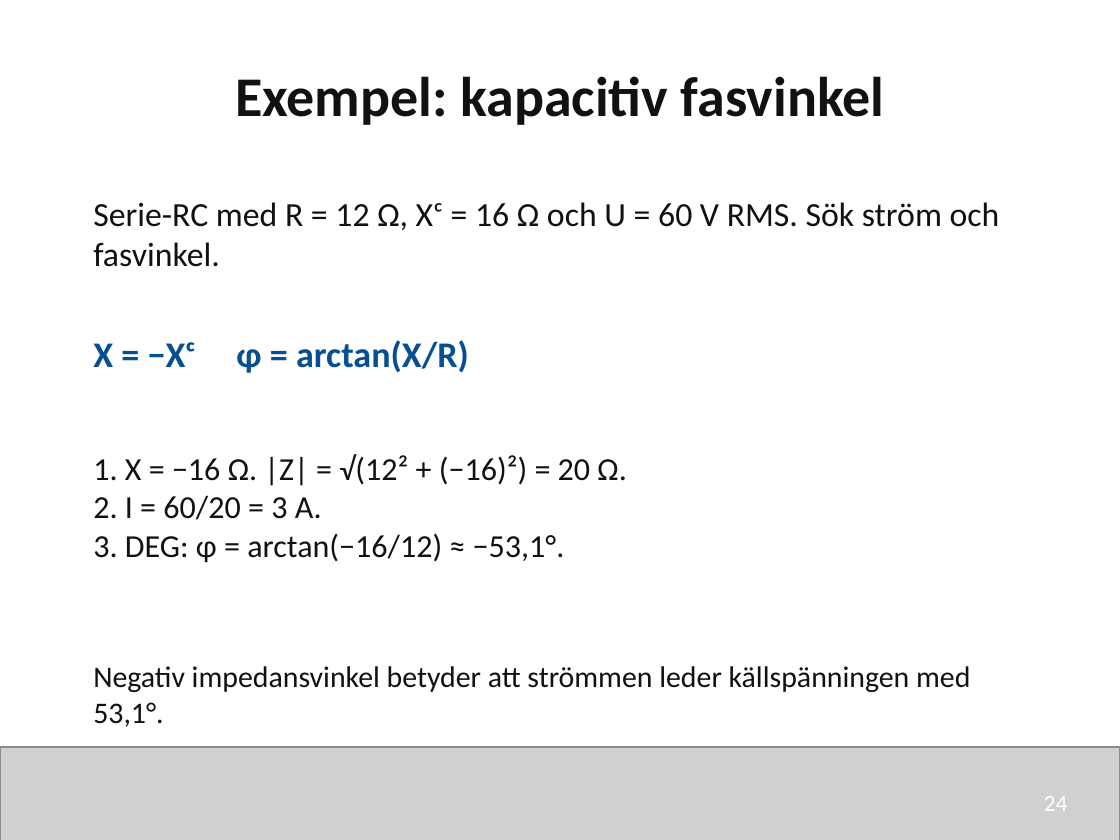
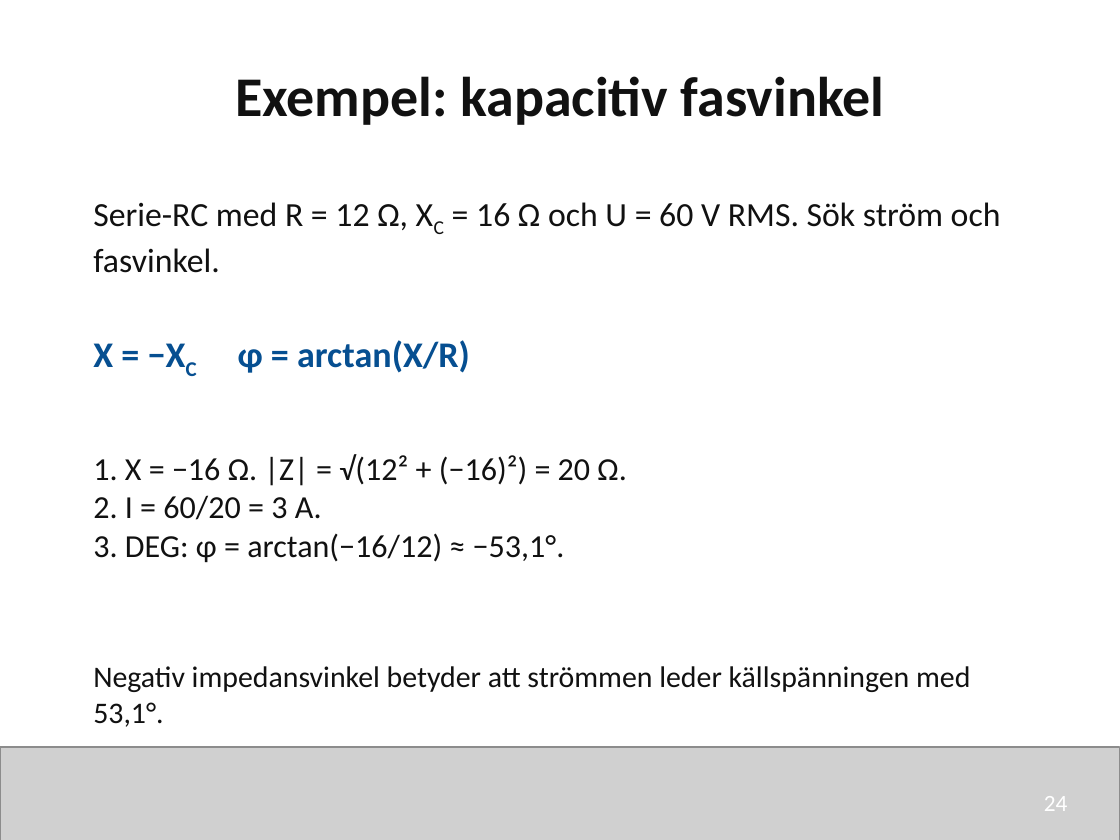
Before and after one commit to nj22az/nj22az.github.io, a slide deck: slide 24 of sjoskolan/vecka-40/aktuell/v40_02_Reaktans_och_impedans_elev.pptx. Drawn at 1120x840 pixels with LibreOffice and Linux fonts; fonts in the diff are those of the drawing; grey boxes stand for pictures. Boxes give left, top, right and bottom in pixels: in the first picture for what was removed or moved away, otherwise in the second. Text is boxed around its words. In the diff, an @@ line names an element or a change of style, - is before the commit and + after.

```diff
--- a/sjoskolan/vecka-40/aktuell/v40_02_Reaktans_och_impedans_elev.pptx
+++ b/sjoskolan/vecka-40/aktuell/v40_02_Reaktans_och_impedans_elev.pptx
@@ text at (x1=93, y1=202, x2=1001, y2=273): text changed @@
-Serie-RC med R = 12 Ω, Xᶜ = 16 Ω och U = 60 V RMS. Sök ström och fasvinkel.
+Serie-RC med R = 12 Ω, XC = 16 Ω och U = 60 V RMS. Sök ström och fasvinkel.
@@ text at (x1=93, y1=340, x2=470, y2=373): text changed @@
-X = −Xᶜ φ = arctan(X/R)
+X = −XC φ = arctan(X/R)
```
Also in this commit, not shown: 28 other slides changed, 12 other files.
